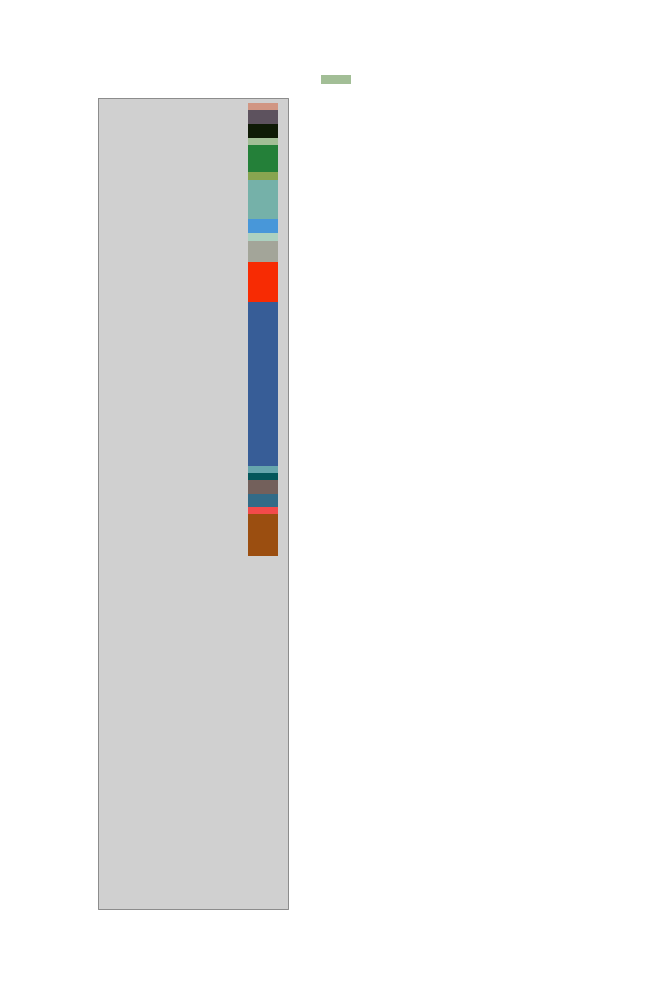
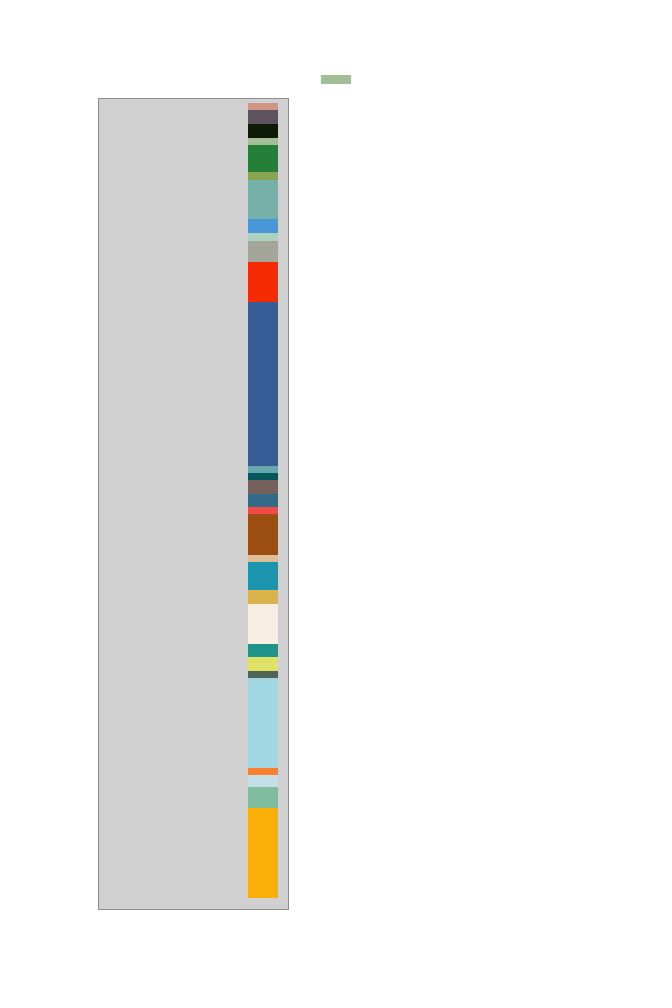
Before and after one commit to simonettaselva/Bumblebee_2022, a slide deck: slide 1 of 03_OUTPUT/01_Goal 0/phylo tree families.pptx. Drawn at 672x1008 pixels with LibreOffice and Linux fonts; fonts in the diff are those of the drawing; grey boxes stand for pictures. Boxes give left, top, right and bottom in pixels: in the first picture for what was removed or moved away, otherwise in the second. Text is boxed around its words. In the diff, an @@ line names an element or a change of style, - is before the commit and + after.

```diff
--- a/03_OUTPUT/01_Goal 0/phylo tree families.pptx
+++ b/03_OUTPUT/01_Goal 0/phylo tree families.pptx
@@ rectangle added at (249,556,278,563), fill #DDBD95, outline #DDBD95 1 pt @@
@@ rectangle added at (249,564,278,590), fill #1A95AD, outline #1A95AD 1 pt @@
@@ rectangle added at (249,591,278,605), fill #DAB44A, outline #DAB44A 1 pt @@
@@ rectangle added at (249,605,278,645), fill #F8EFE2, outline #F8EFE2 1 pt @@
@@ rectangle added at (249,645,278,658), fill #1F948B, outline #1F948B 1 pt @@
@@ rectangle added at (249,658,278,672), fill #DFE266, outline #DFE266 1 pt @@
@@ rectangle added at (249,672,278,679), fill #4F6457, outline #4F6457 1 pt @@
@@ rectangle added at (249,679,278,769), fill #A0D7E2, outline #A0D7E2 1 pt @@
@@ rectangle added at (249,769,278,776), fill #FB802E, outline #FB802E 1 pt @@
@@ rectangle added at (249,776,278,789), fill #C4DFE6, outline #C4DFE6 1 pt @@
@@ rectangle added at (249,788,278,808), fill #80BD9E, outline #80BD9E 1 pt @@
@@ rectangle added at (249,809,278,897), fill #FAAF08, outline #FAAF08 1 pt @@
```
Also in this commit, not shown: 6 other files.
